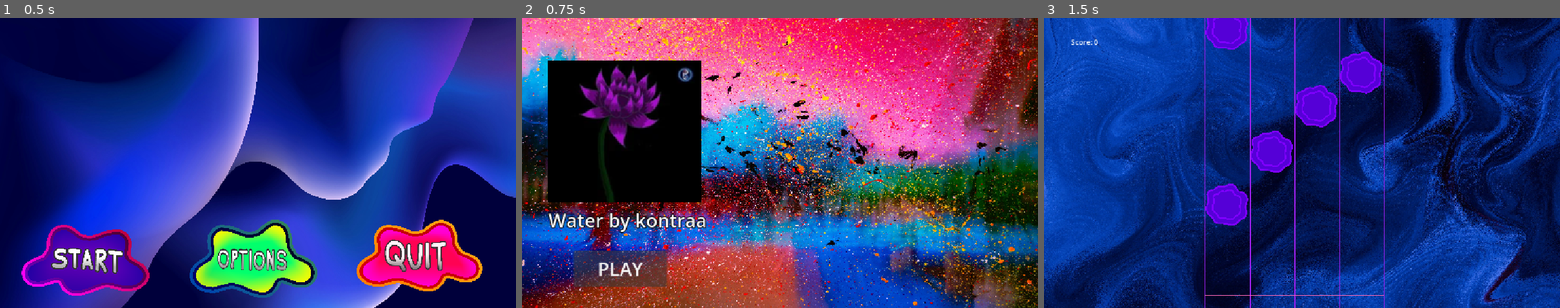
Above: before the commit, frames 1-3 (left to right).
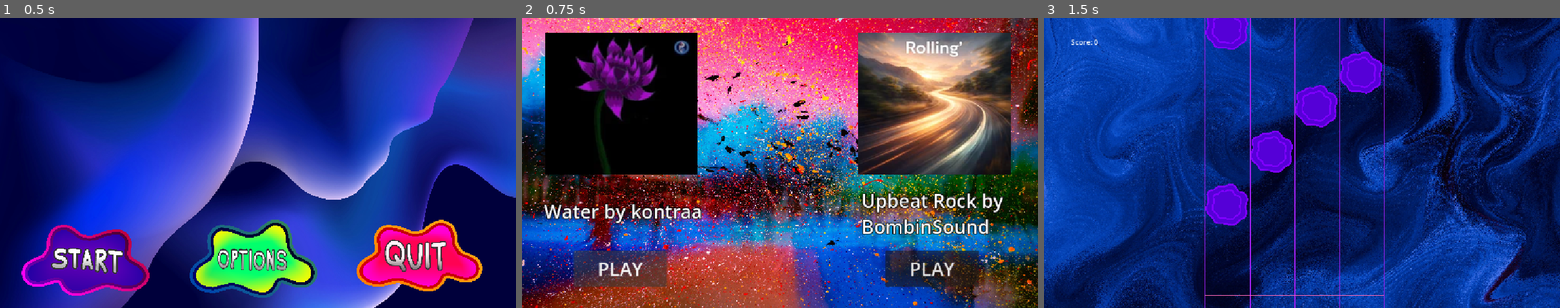
Above: after the commit, the same moments.

Repository: awesomesauce4646/rhythm-game
Game: Godot game, scene res://main_menu.tscn
Two runs of this game, one before a commit and one after it. Both use one fixed random seed, a clock stepped at 60 frames per second and the inputs below. Sound files missing from this copy of the repository are replaced by a short silence.
Inputs (mouse positions are in pixels of both pictures, inside the frame that each line leads up to):
- Up to frame 1 (0.5 s): no input
- Up to frame 2 (0.75 s): click (604, 258) at 0.5 s
- Up to frame 3 (1.5 s): click "PLAY" at 1.25 s

Frame 1 is identical in both runs. In frame 2, 28% of the frame differs, in the area x 4-95%, y 5-93%; in frame 3, nothing differs.

Commit message:
new song upbeat

Diff:
--- a/song_selection.gd
+++ b/song_selection.gd
@@ -3,3 +3,7 @@
 
 func _on_play_water_pressed() -> void:
 	get_tree().change_scene_to_file("res://water_song.tscn")
+
+
+func _on_play_upbeat_pressed() -> void:
+	get_tree().change_scene_to_file("res://upbeat_song.tscn")
--- a/song_selection.tscn
+++ b/song_selection.tscn
@@ -3,6 +3,7 @@
 [ext_resource type="Script" uid="uid://cg28tobs8yu4j" path="res://song_selection.gd" id="1_770jc"]
 [ext_resource type="Texture2D" uid="uid://blll3kb1b2ha4" path="res://images/jr-korpa-6dN9l-gopyo-unsplash.jpg" id="1_ofl7c"]
 [ext_resource type="Texture2D" uid="uid://cn67x80r1637p" path="res://images/water.png" id="3_wqwlp"]
+[ext_resource type="Texture2D" uid="uid://enea21a4q3wp" path="res://images/upbeat_icon.png" id="4_wqwlp"]
 
 [node name="Song_Selection" type="Node2D" unique_id=1823874185]
 script = ExtResource("1_770jc")
@@ -14,17 +15,17 @@
 expand_mode = 1
 
 [node name="Water_Icon" type="TextureRect" parent="." unique_id=1909099450]
-offset_left = 59.0
-offset_top = 95.0
-offset_right = 399.0
-offset_bottom = 411.0
+offset_left = 51.0
+offset_top = 34.0
+offset_right = 391.0
+offset_bottom = 350.0
 texture = ExtResource("3_wqwlp")
 
 [node name="Water" type="RichTextLabel" parent="." unique_id=1841783932]
-offset_left = 59.0
-offset_top = 423.0
-offset_right = 421.0
-offset_bottom = 497.0
+offset_left = 49.0
+offset_top = 403.0
+offset_right = 411.0
+offset_bottom = 477.0
 theme_override_colors/font_outline_color = Color(0, 0, 0, 1)
 theme_override_constants/outline_size = 8
 theme_override_font_sizes/normal_font_size = 42
@@ -36,6 +37,16 @@
 offset_right = 40.0
 offset_bottom = 40.0
 
+[node name="Play_Upbeat" type="Button" parent="ButtonManager" unique_id=2044546051]
+top_level = true
+layout_mode = 0
+offset_left = 811.0
+offset_top = 520.0
+offset_right = 1020.0
+offset_bottom = 601.0
+theme_override_font_sizes/font_size = 42
+text = "PLAY"
+
 [node name="Play_Water" type="Button" parent="ButtonManager" unique_id=744132148]
 top_level = true
 layout_mode = 0
@@ -46,4 +57,24 @@
 theme_override_font_sizes/font_size = 42
 text = "PLAY"
 
+[node name="Upbeat" type="RichTextLabel" parent="." unique_id=745027430]
+top_level = true
+offset_left = 758.0
+offset_top = 379.0
+offset_right = 1089.0
+offset_bottom = 500.0
+theme_override_colors/font_outline_color = Color(0, 0, 0, 1)
+theme_override_constants/outline_size = 8
+theme_override_font_sizes/normal_font_size = 42
+text = "Upbeat Rock by BombinSound"
+scroll_following = true
+
+[node name="Upbeat_Icon" type="TextureRect" parent="." unique_id=1079970517]
+offset_left = 751.0
+offset_top = 34.0
+offset_right = 1091.0
+offset_bottom = 350.0
+texture = ExtResource("4_wqwlp")
+
+[connection signal="pressed" from="ButtonManager/Play_Upbeat" to="." method="_on_play_upbeat_pressed"]
 [connection signal="pressed" from="ButtonManager/Play_Water" to="." method="_on_play_water_pressed"]
--- /dev/null
+++ b/upbeat_chart.gd
@@ -0,0 +1,97 @@
+extends Node2D
+
+var notes = [
+	[0.59, 2.99, 11.01, 17.04, 19.11, 30.28, 32.13, 40.97, 44.29, 50.94, 51.83, 55.95, 59.25, 63.3, 67.02, 69.26, 76.11, 78.38, 79.42, 84.45, 86.46, 92.02, 95.03, 96.04, 98.36, 100.36, 103.56, 104.67],
+	[0.66, 7.07, 15.1, 17.04, 22.99, 27.03, 31.54, 32.61, 43.3, 47.02, 50.27, 51.31, 53.24, 57.27, 60.15, 62.12, 64.24, 67.9, 71.68, 72.42, 75.45, 79.04, 80.05, 82.99, 87.54, 90.98, 95.32, 96.47, 99.04, 101.56, 104.13, 105.18],
+	[0.73, 7.07, 11.01, 17.04, 19.13, 27.03, 31.17, 32.37, 33.34, 42.22, 43.82, 45.31, 47.28, 48.27, 49.29, 54.8, 56.24, 58.21, 59.88, 62.85, 63.92, 65.26, 67.33, 70.3, 71.33, 72.09, 73.06, 74.44, 76.45, 77.36, 82.38, 83.35, 87.31, 88.42, 89.31, 92.33, 94.4, 99.3, 102.5, 103.77, 104.97],
+	[2.99, 15.1, 17.04, 22.99, 29.07, 31.76, 32.86, 41.04, 42.81, 46.25, 47.9, 52.26, 54.19, 55.24, 58.9, 61.25, 66.32, 68.35, 72.68, 73.52, 75.08, 80.43, 81.42, 84.01, 85.42, 90.34, 91.29, 93.41, 97.39, 99.95, 103.16, 104.34],
+]
+
+var score := 0
+
+var note_texture = preload("res://images/note_sprite.png")
+
+# Called when the node enters the scene tree for the first time.
+func _ready() -> void:
+		await(2)
+		pass # Replace with function body.
+
+
+
+# Called every frame. 'delta' is the elapsed time since the previous frame.
+func _process(delta: float) -> void:
+	queue_redraw()
+	for i in 4:
+		var lane = notes[i]
+		while not lane.is_empty():
+			var note = lane[0]
+			if note < $Conductor.beat - 0.5:
+				lane.pop_front()
+			else:
+				break
+	pass
+
+
+func _draw() -> void:
+	for i in 5:
+		var start = Vector2(100 * i + 360, 0)
+		var end = Vector2(100 * i + 360, 720)
+		draw_line(start, end, Color.PURPLE)
+		#if i < 4:
+			#var label_pos = Vector2(100 * (i+0.5) + 360, 620 + 30)
+			#draw_string(ThemeDB.fallback_font, label_pos, str(i+1), HORIZONTAL_ALIGNMENT_CENTER)
+
+	var judge_start = Vector2(360, 620)
+	var judge_end = Vector2(100 * 4 + 360, 620)
+	draw_line(judge_start, judge_end, Color.HOT_PINK)
+	for i in 4:
+		for note in notes[i]:
+			var y = 620 + 150 * ($Conductor.beat - note)
+			var rect = Rect2(100 * i + 360, y - 100 / 2, 100, 100)
+			draw_texture_rect(note_texture, rect, false)
+
+	draw_string(ThemeDB.fallback_font, Vector2(60, 60), "Score: " + str(score))
+
+func _unhandled_key_input(event: InputEvent) -> void:
+		if event.is_action_pressed("1"):
+			_handle_lane_press(0)
+		elif event.is_action_pressed("2"):
+			_handle_lane_press(1)
+		elif event.is_action_pressed("3"):
+			_handle_lane_press(2)
+		elif event.is_action_pressed("4"):
+			_handle_lane_press(3)
+		#elif event.is_action_pressed("5"):
+			#_handle_lane_press(4)
+		#elif event.is_action_pressed("6"):
+			#_handle_lane_press(5)
+		if event.is_action_pressed("toggle_record"):  # bind a new key in Input Map
+			recording = not recording
+			print("Recording: ", recording)
+
+var recording := false
+var recorded_notes := []  # will hold [lane, beat] pairs
+func _handle_lane_press(lane: int) -> void:
+
+
+	if recording:
+		recorded_notes.append([lane, snappedf($Conductor.beat, 0.25)])
+		print("Lane %d @ beat %.2f" % [lane, $Conductor.beat])
+		return
+	var lane_notes = notes[lane]
+	if lane_notes.is_empty():
+		return
+	var note = lane_notes[0]
+
+	if abs($Conductor.beat - note) < .6 && abs($Conductor.beat - note) > .200:
+		lane_notes.pop_front()
+		score+= 100
+	elif abs($Conductor.beat - note) < .200:
+		lane_notes.pop_front()
+		score += 250
+
+func _save_chart() -> void:
+	var f = FileAccess.open("res://chart.json", FileAccess.WRITE)
+	f.store_string(JSON.stringify(recorded_notes))
+	f.close()
+	print("Chart saved with ", recorded_notes.size(), " notes")
--- /dev/null
+++ b/upbeat_conductor.gd
@@ -0,0 +1,15 @@
+extends AudioStreamPlayer
+
+@export var bpm = 132.51
+
+var beat := 0.0
+
+# Called every frame. 'delta' is the elapsed time since the previous frame.
+func _process(delta: float) -> void:
+	#pitch_scale = .5
+	beat = get_playback_position() * bpm / 60
+	pass
+
+func _ready() -> void:
+	await get_tree().create_timer(2.0).timeout
+	play()
--- /dev/null
+++ b/upbeat_song.tscn
@@ -0,0 +1,13 @@
+[gd_scene format=3 uid="uid://mvsri8wytln4"]
+
+[ext_resource type="Script" uid="uid://borf4nfa3gvx5" path="res://upbeat_chart.gd" id="1_j37fv"]
+[ext_resource type="AudioStream" uid="uid://bx4gfihtp6hne" path="res://songs/bombinsound-upbeat-rock-version-2-544111.mp3" id="2_j37fv"]
+[ext_resource type="Script" uid="uid://cbq80braxepiu" path="res://upbeat_conductor.gd" id="3_bcnv2"]
+
+[node name="Upbeat_Song" type="Node2D" unique_id=1280096050]
+script = ExtResource("1_j37fv")
+
+[node name="Conductor" type="AudioStreamPlayer" parent="." unique_id=1353313270]
+stream = ExtResource("2_j37fv")
+volume_db = 6.0
+script = ExtResource("3_bcnv2")
--- a/water_song.tscn
+++ b/water_song.tscn
@@ -2,7 +2,7 @@
 
 [ext_resource type="Script" uid="uid://b2e6ppmr2mgoc" path="res://water_chart.gd" id="1_463hu"]
 [ext_resource type="AudioStream" uid="uid://bd71loersgiij" path="res://songs/kontraa-water-afro-pop-music-445661.mp3" id="2_0rucn"]
-[ext_resource type="Script" uid="uid://da2f4dehpi3u6" path="res://water_song.gd" id="3_463hu"]
+[ext_resource type="Script" uid="uid://da2f4dehpi3u6" path="res://water_conductor.gd" id="3_463hu"]
 [ext_resource type="Texture2D" uid="uid://baenpgujoqabx" path="res://images/shreyansh-mishra-08Jff84I-sA-unsplash.jpg" id="4_0rucn"]
 
 [node name="Water_Song" type="Node2D" unique_id=682373420]
Binary file added: images/upbeat_icon.png
Not shown, added: images/upbeat_icon.png.import
Not shown, added: songs/bombinsound-upbeat-rock-version-2-544111.mp3.import
Not shown, added: songs/the_mountain-upbeat-upbeat-music-576592.mp3.import
Not shown, added: upbeat_chart.gd.uid
Not shown, added: upbeat_conductor.gd.uid
Renamed: water_song.gd -> water_conductor.gd
Renamed: water_song.gd.uid -> water_conductor.gd.uid
Not shown, added: songs/bombinsound-upbeat-rock-version-2-544111.mp3
Not shown, added: songs/the_mountain-upbeat-upbeat-music-576592.mp3
